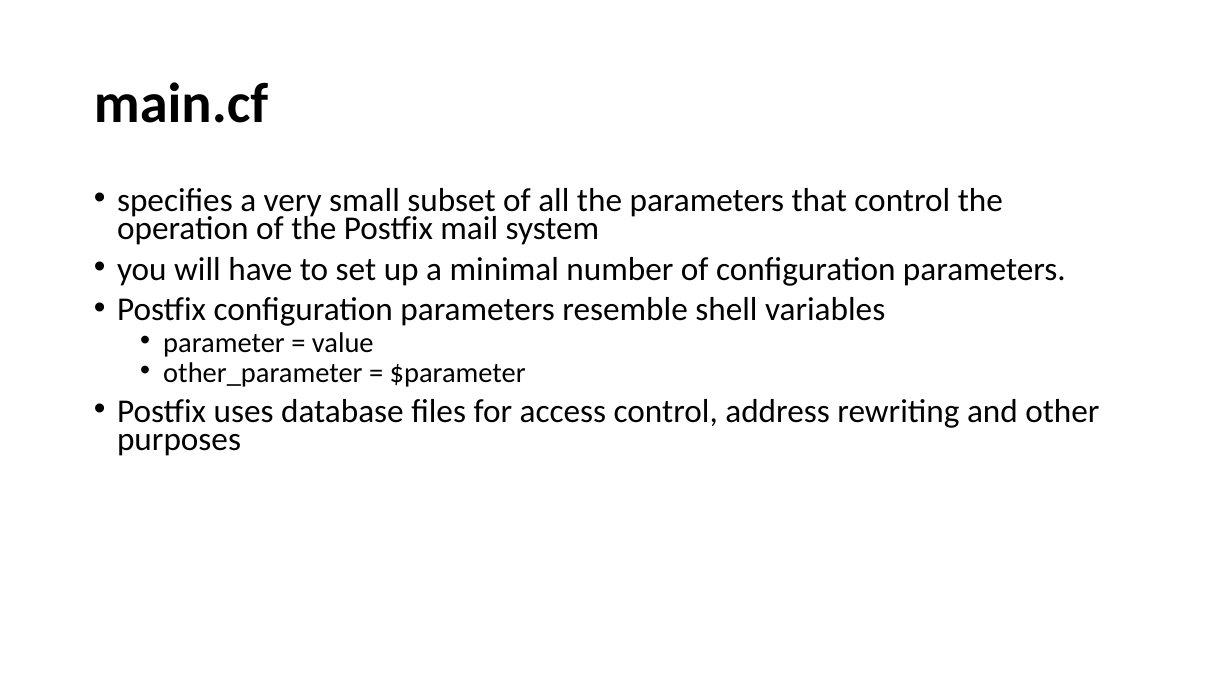
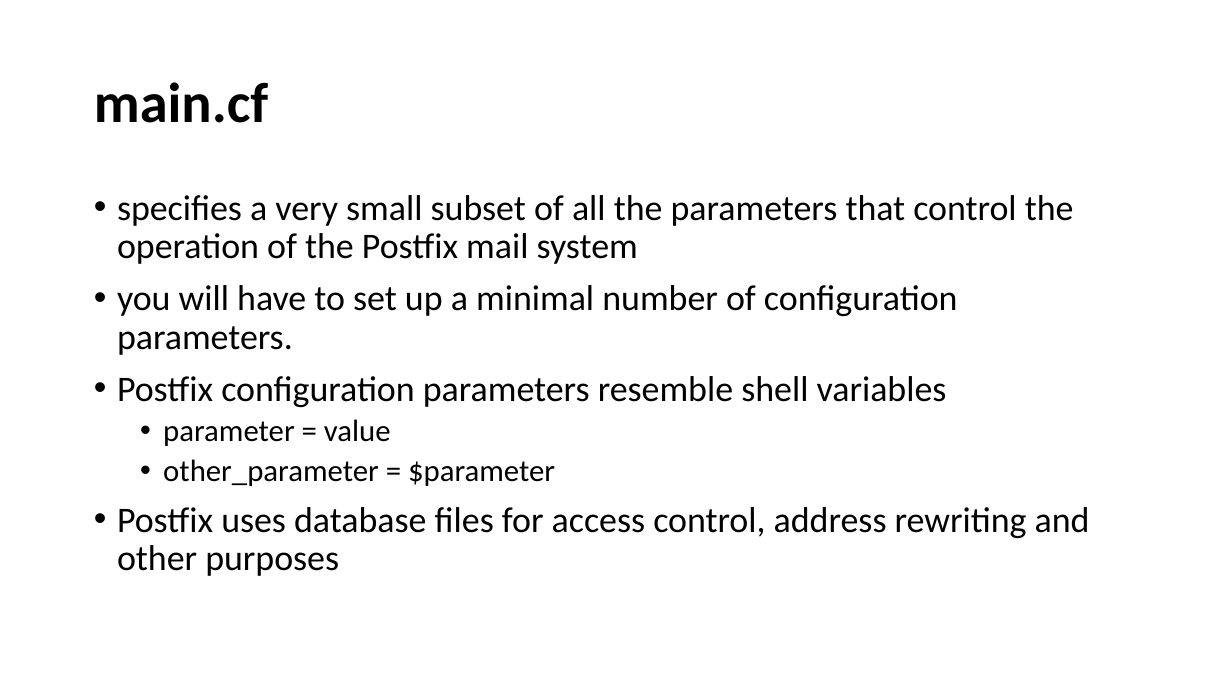
Before and after one commit to afnog/sse, a slide deck: slide 7 of postfix/postfix_preso.pptx (slide 8 before the commit). Drawn at 1232x693 pixels with LibreOffice and Linux fonts; fonts in the diff are those of the drawing. Boxes give left, top, right and bottom in pixels: in the first picture for what was removed or moved away, otherwise in the second. Text is boxed around its words. In the diff, an @@ line names an element or a change of style, - is before the commit and + after.

Commit message:
/ ‘postfix/postfix_preso.pptx’

```diff
--- a/postfix/postfix_preso.pptx
+++ b/postfix/postfix_preso.pptx
@@ text "specifies a very small subset ..." at (117, 195, 1090, 576): size 25.9 to 28 pt in "specifies a very small subset of all ...", "you will have to set up a ...", "Postfix configuration parameters resemble shell variables", "Postfix uses database files for access control, ..."; size 22.2 to 24 pt in "parameter = value", "other_parameter = $parameter"; line spacing 0.7 to 0.9 @@
```
Also in this commit, not shown: 1 other slide changed, 1 slide removed.
